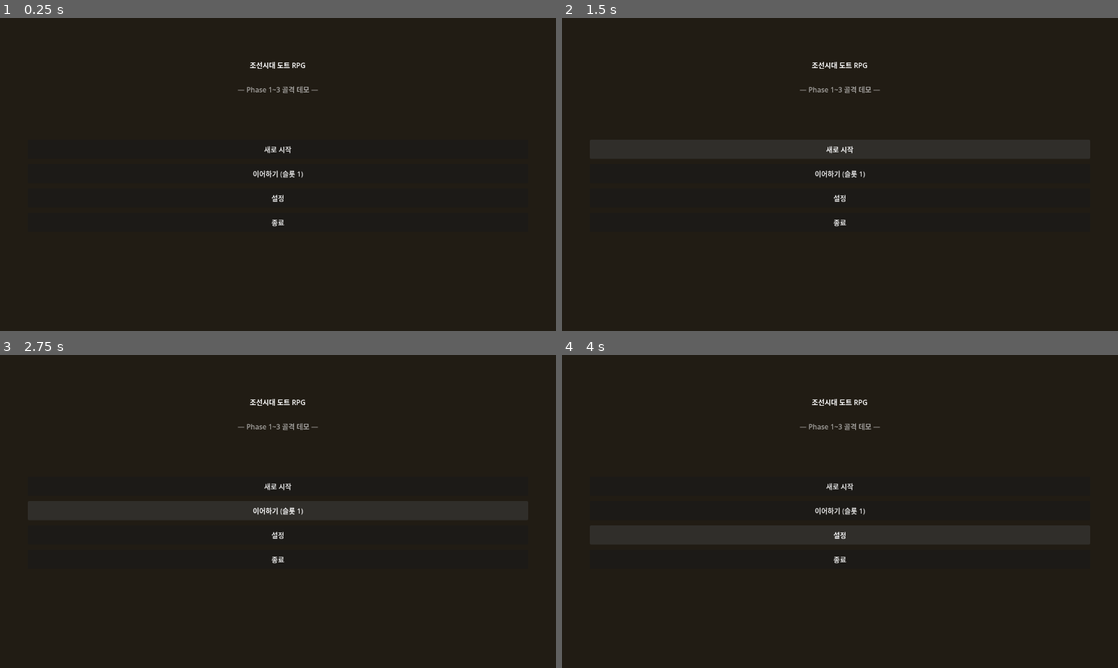
Above: before the commit, frames 1-4 (two rows, left to right).
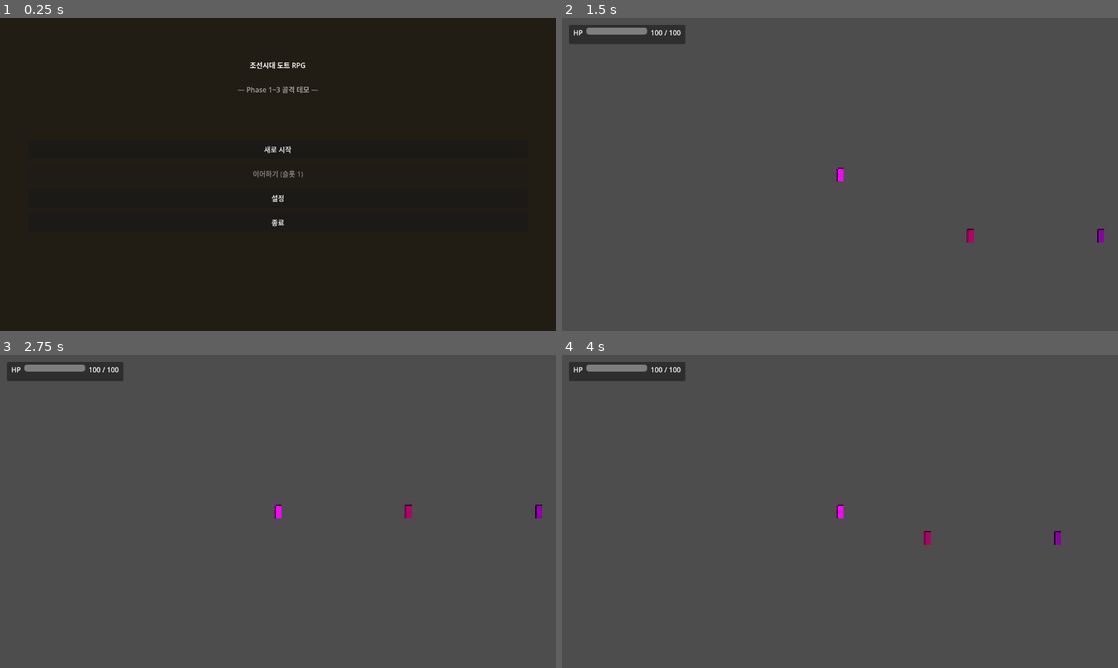
Above: after the commit, the same moments.

Repository: ksjmgrkks/joseon-rpg
Game: Godot game, scene res://scenes/ui/MainMenu.tscn
The game is run twice, just before and just after one commit, with the same random seed, the same clock (stepped at 60 frames per second) and the same inputs. Before the commit the project has no main scene; this scene is started directly in both runs.
Inputs (mouse positions are in pixels of both pictures, inside the frame that each line leads up to):
- Up to frame 1 (0.25 s): no input
- Up to frame 2 (1.5 s): click "새로 시작" at 0.5 s; click (840, 149) at 1.25 s, where only the run before the commit has a clickable "새로 시작"
- Up to frame 3 (2.75 s): click (278, 511) at 2 s, where only the run before the commit has a clickable "이어하기 (슬롯 1)"
- Up to frame 4 (4 s): click (840, 536) at 2.75 s, where only the run before the commit has a clickable "설정"; tap Enter at 3.5 s; hold D (move_right) from 3.53 s (still down); tap J (attack) at 3.6 s; tap Space (jump) at 3.77 s

The runs differ from the first frame. In frame 1, 0.1% of the frame differs, in the area x 45-55%, y 48-52%; in frame 2, 100%; in frame 3, 100%; in frame 4, 100%, in the area x 0-100%, y 0-100%.
Error before the commit: Parse Error: Identifier "SceneManager" not declared in the current scope. (res://scripts/ui/main_menu.gd:28)

Commit message:
fix(phase-3): project.godot — main_scene=MainMenu + SceneManager autoload 등록 누락분
Co-Authored-By: Claude Opus 4.7 (1M context) <noreply@anthropic.com>

Diff:
--- a/project.godot
+++ b/project.godot
@@ -7,6 +7,7 @@
 [application]
 
 config/name="조선시대 도트 RPG"
+run/main_scene="res://scenes/ui/MainMenu.tscn"
 config/features=PackedStringArray("4.3", "GL Compatibility")
 config/icon="res://icon.svg"
 
@@ -15,6 +16,7 @@
 SaveManager="*res://scripts/save/save_manager.gd"
 Flags="*res://scripts/flags/flag_manager.gd"
 Audio="*res://scripts/audio/audio_manager.gd"
+SceneManager="*res://scripts/scene/scene_manager.gd"
 Inventory="*res://scripts/inventory/inventory_manager.gd"
 Dialogue="*res://scripts/dialogue/dialogue_manager.gd"
 DialogueBalloon="*res://scenes/ui/DialogueBalloon.tscn"
